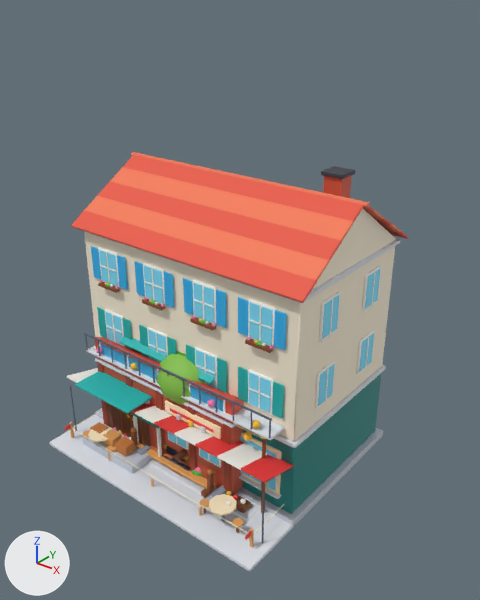
Two versions of the glTF model public/assets/models/decor.glb, one commit apart.
Both versions are drawn from a camera (50 mm lens) standing at (14.77, -16.9, 17.4) and looking at (0.61, 0.79, 6.43). Lighting does not change. The marker at lower left points along +X, +Y and +Z. The picture after the commit comes second.

Names of what the first picture shows: 'apartment', 'cannery', 'cottage_t2', 'hospital', 'plank_bridge', 'tree2_oak' and 6 more.
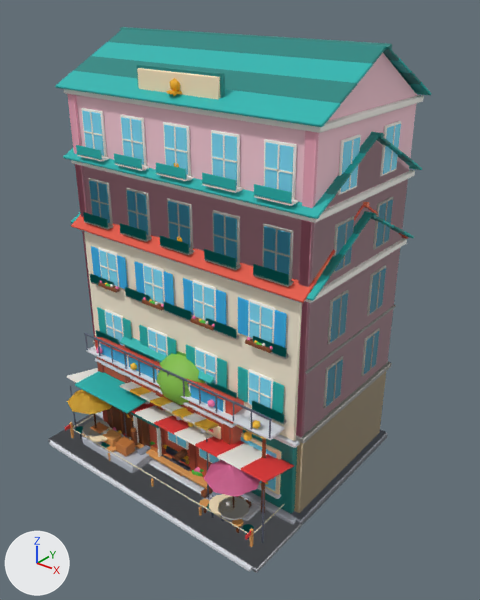
Edits to the bpy script that builds the scene:
```text
Add me_mesh_48_1:
    me_mesh_48_1.from_pydata(...)  # 3832 vertices, 6720 faces; spans x -5.6..5.6, y -4.4..4.8, z 0.0..15.7
    me_mesh_48_1.materials.append(mat_vc)
Add me_mesh_47_1:
    me_mesh_47_1.from_pydata(...)  # 3200 vertices, 5628 faces; spans x -5.57..5.57, y -4.4..4.76, z 0.0..13.21
    me_mesh_47_1.materials.append(mat_vc)
Add me_mesh_46_1:
    me_mesh_46_1.from_pydata(...)  # 2568 vertices, 4536 faces; spans x -5.57..5.57, y -4.4..4.76, z 0.0..10.71
    me_mesh_46_1.materials.append(mat_vc)
Add ob_hotel_t2:
    ob_hotel_t2 = bpy.data.objects.new('hotel_t2', me_mesh_48_1)
    ob_hotel_t2.location = (0.0, 0.0, 0.0)
Add ob_hotel_t1:
    ob_hotel_t1 = bpy.data.objects.new('hotel_t1', me_mesh_47_1)
    ob_hotel_t1.location = (0.0, 0.0, 0.0)
Add ob_hotel:
    ob_hotel = bpy.data.objects.new('hotel', me_mesh_46_1)
    ob_hotel.location = (0.0, 0.0, 0.0)
```

Boxes (x1, y1, x2, y2) around the edits, measured in the pictures (480 x 600 px):
'hotel_t2', added
    after: (48, 27, 432, 573)
'hotel_t1', added
    after: (63, 132, 422, 520)
'hotel', added
    after: (71, 211, 414, 539)
